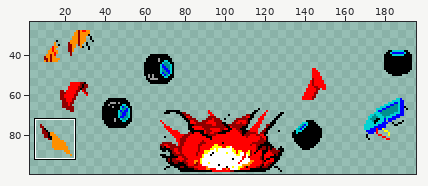
Sprite sheet -- sprites/coches/Crash/crash11.png. The picture above shows the old version from afar; the outline marks the close-up.
Close-up. Before:
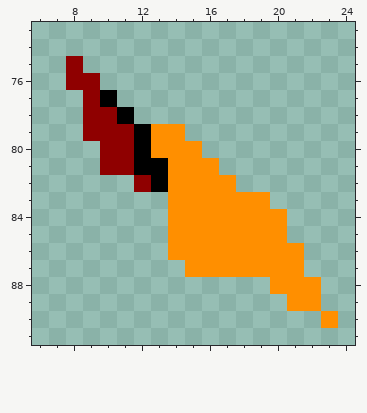
The file is 196x100 pixels. Shown: x 6..24, y 73..91. The wide view leaves out empty margins. The commit also changed other parts of the picture, which this record leaves out.
The result:
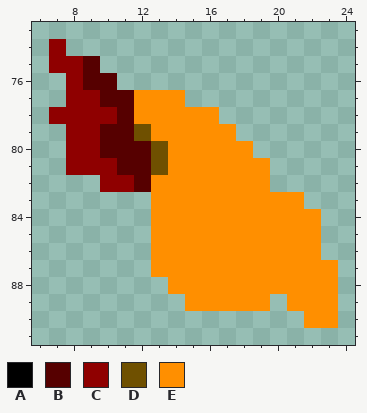
Palette (. is transparent): A #000000  B #560000  C #8f0000  D #6f5000  E #ff8f00
Diff:
@@ x 6..24 @@
 73 ...................
-74 ...................
-75 ..C................
-76 ..CC...............
-77 ...CA..............
-78 ...CCA.............
-79 ...CCCAEE..........
-80 ....CCAEEE.........
-81 ....CCAAEEE........
-82 ......CAEEEE.......
-83 ........EEEEEE.....
-84 ........EEEEEEE....
-85 ........EEEEEEE....
-86 ........EEEEEEEE...
-87 .........EEEEEEE...
-88 ..............EEE..
-89 ...............EE..
-90 .................E.
+74 .C.................
+75 .CCB...............
+76 ..CBB..............
+77 ..CCBBEEE..........
+78 .CCCCBEEEEE........
+79 ..CCBBDEEEEE.......
+80 ..CCBBBDEEEEE......
+81 ..CCCBBDEEEEEE.....
+82 ....CCBEEEEEEE.....
+83 .......EEEEEEEEE...
+84 .......EEEEEEEEEE..
+85 .......EEEEEEEEEE..
+86 .......EEEEEEEEEE..
+87 .......EEEEEEEEEEE.
+88 ........EEEEEEEEEE.
+89 .........EEEEE.EEE.
+90 ................EE.
 91 ...................
Pixel boxes of the changes (left, top, right, bottom) in both close-ups:
changed: (49, 39, 338, 328)
